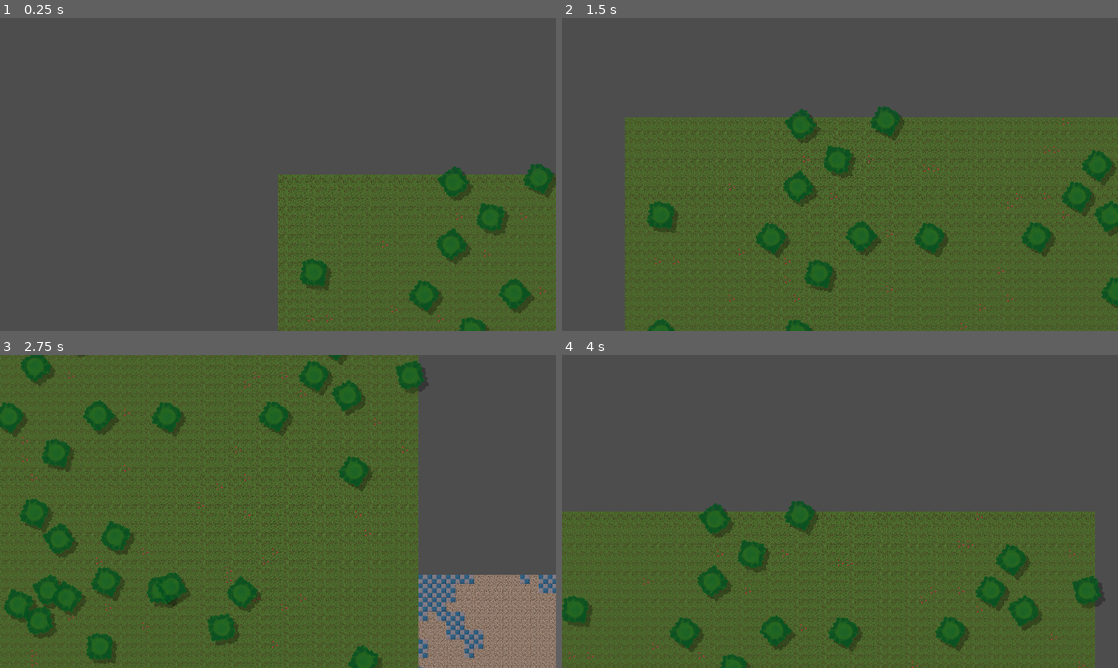
Above: before the commit, frames 1-4 (two rows, left to right).
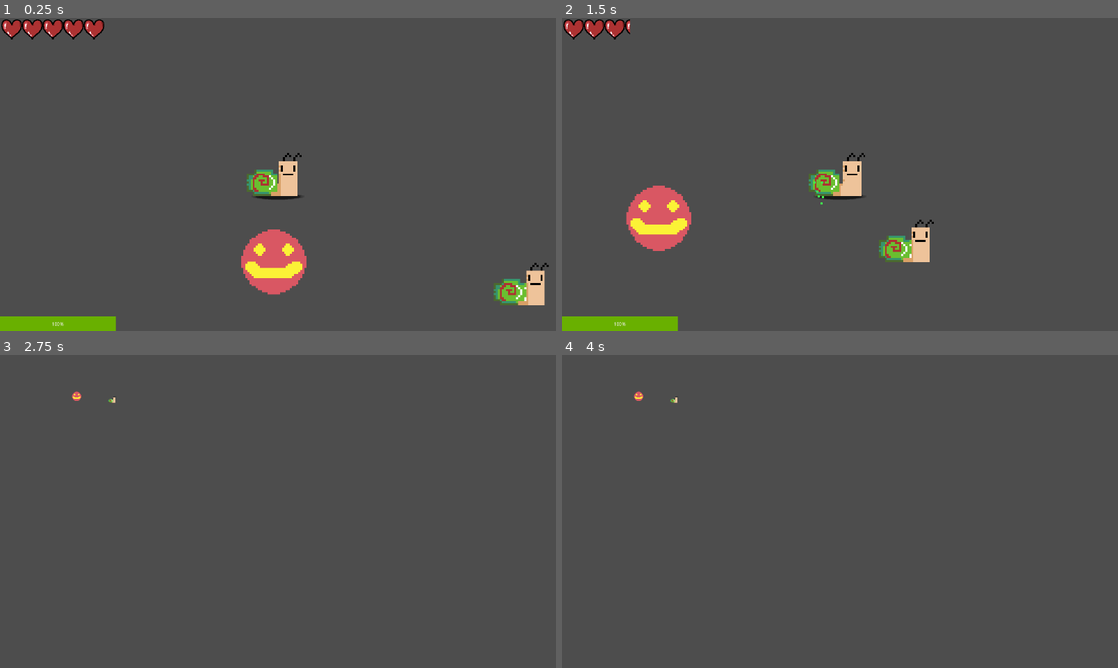
Above: after the commit, the same moments.

Repository: mark4pro/rogue-like
Game: Godot game, scene res://worldGen/testGen.tscn
Two runs of this game, one before a commit and one after it. Both use one fixed random seed, a clock stepped at 60 frames per second and the inputs below.
Inputs (mouse positions are in pixels of both pictures, inside the frame that each line leads up to):
- Up to frame 1 (0.25 s): no input
- Up to frame 2 (1.5 s): tap Enter at 0.5 s; move the mouse to (962, 158) at 0.52 s; hold D (right) 0.53-1.28 s; tap F6 (free_cam) at 0.6, 1.35 s; click (962, 158) at 0.67 s; move the mouse to (728, 190) at 1.27 s; hold S (down) from 1.28 s (still down); click (728, 190) at 1.42 s
- Up to frame 3 (2.75 s): move the mouse to (333, 442) at 2.02 s; release S (down) at 2.03 s; hold D (right) from 2.03 s (still down); tap E (pickup) at 2.1 s; click (333, 442) at 2.17 s; tap F6 (free_cam) at 2.3 s
- Up to frame 4 (4 s): move the mouse to (812, 574) at 2.77 s; release D (right) at 2.78 s; hold W (up) 2.78-3.53 s; tap Ctrl (roll) at 2.85 s; click (812, 574) at 2.92 s; tap F6 (free_cam) at 3.05, 3.8 s; move the mouse to (1006, 558) at 3.52 s; hold A (left) from 3.53 s (still down); hold Shift (sprint) from 3.53 s (still down); click (1006, 558) at 3.67 s

The runs differ from the first frame. In frame 1, 28% of the frame differs, in the area x 0-100%, y 0-100%; in frame 2, 61%; in frame 3, 82%; in frame 4, 48%.

Commit message:
Scene manager
also added item amount and made the world gen usable on any map

Diff:
--- a/Assets/prefabs/inventoryItem.tscn
+++ b/Assets/prefabs/inventoryItem.tscn
@@ -19,5 +19,12 @@
 layout_mode = 0
 texture = SubResource("GradientTexture2D_jn7ii")
 
+[node name="Amount" type="Label" parent="." unique_id=750925871]
+layout_mode = 0
+offset_right = 18.0
+offset_bottom = 93.0
+theme_override_font_sizes/font_size = 32
+text = "1"
+
 [connection signal="mouse_entered" from="." to="." method="_on_mouse_entered"]
 [connection signal="mouse_exited" from="." to="." method="_on_mouse_exited"]
--- a/Assets/prefabs/player.tscn
+++ b/Assets/prefabs/player.tscn
@@ -351,13 +351,13 @@
 
 [node name="GridContainer" type="GridContainer" parent="InventoryUI/Inventory_UI/ColorRect" unique_id=561799135]
 layout_mode = 0
-offset_left = 50.0
+offset_left = 64.0
 offset_top = 80.0
-offset_right = 1870.0
-offset_bottom = 1000.0
+offset_right = 1856.0
+offset_bottom = 1040.0
 theme_override_constants/h_separation = 2
 theme_override_constants/v_separation = 2
-columns = 10
+columns = 8
 
 [connection signal="animation_finished" from="RotPoint/Sprite2D" to="." method="_on_sprite_2d_animation_finished"]
 [connection signal="timeout" from="roll_cooldown" to="." method="_on_roll_cooldown_timeout"]
--- /dev/null
+++ b/Assets/scenes/hub.tres
@@ -0,0 +1,10 @@
+[gd_resource type="Resource" script_class="SceneRes" format=3 uid="uid://cd4ijegw25bc"]
+
+[ext_resource type="Script" uid="uid://b8crlxd81xkqx" path="res://Script/Res/sceneRes.gd" id="1_buicg"]
+
+[resource]
+script = ExtResource("1_buicg")
+name = "Hub"
+rootNode = "shit"
+path = "res://Scenes/shit.tscn"
+metadata/_custom_type_script = "uid://b8crlxd81xkqx"
--- /dev/null
+++ b/Assets/scenes/testWorld.tres
@@ -0,0 +1,11 @@
+[gd_resource type="Resource" script_class="SceneRes" format=3 uid="uid://efkev7tpq38h"]
+
+[ext_resource type="Script" uid="uid://b8crlxd81xkqx" path="res://Script/Res/sceneRes.gd" id="1_icmir"]
+
+[resource]
+script = ExtResource("1_icmir")
+name = "World"
+rootNode = "TestGen"
+path = "res://worldGen/testGen.tscn"
+worldGen = true
+metadata/_custom_type_script = "uid://b8crlxd81xkqx"
--- a/Script/Global.gd
+++ b/Script/Global.gd
@@ -5,16 +5,23 @@
 var contextMenu : PackedScene = preload("res://Assets/prefabs/context_menu.tscn")
 
 var Inventory : Array[BaseItem] = []
-var MaxInventory : int = 30
+var MaxInventory : int = 32
 
 var player : RigidBody2D = null
 var inventoryUI : Control = null
 
 @export var use : bool = false
 
+@export var sceneIndex = 0
+@export var scenes : Dictionary = {
+	0: preload("res://Assets/scenes/hub.tres"),
+	1: preload("res://Assets/scenes/testWorld.tres")
+}
+
 func _ready() -> void:
 	#For testing
 	Inventory.append(load("res://Assets/items/health_1.tres"))
+	add_item(load("res://Assets/items/health_1.tres"))
 
 func hasSpace(item: BaseItem) -> bool:
 	if not item:
@@ -39,6 +46,13 @@
 		Inventory[index].quantitiy -= amount
 
 func _process(delta: float) -> void:
+	var playerChk = get_tree().get_nodes_in_group("Player")
+	if not playerChk.is_empty(): player = playerChk[0]
+
+	#Scene manager
+	if get_tree().current_scene.name != scenes[sceneIndex].rootNode:
+		get_tree().change_scene_to_file(scenes[sceneIndex].path)
+
 	#Clear items with no quanitity
 	for i in Inventory:
 		if i.quantitiy <= 0: Inventory.erase(i)
--- /dev/null
+++ b/Script/Res/sceneRes.gd
@@ -0,0 +1,7 @@
+extends Resource
+class_name SceneRes
+
+@export var name : String = ""
+@export var rootNode : String = ""
+@export var path : String = ""
+@export var worldGen : bool = false
--- a/Script/inventoryItem.gd
+++ b/Script/inventoryItem.gd
@@ -6,10 +6,12 @@
 
 func _ready() -> void:
 	if item: texture = item.itemIcon
+	else: $Amount.visible = false
 
 func _process(delta: float) -> void:
 	$BG.size = size
 	if item:
+		$Amount.text = str(item.quantitiy)
 		if item.quantitiy <= 0:
 			item = null
 			texture = null
@@ -18,6 +20,8 @@
 			newContext.position = get_viewport().get_mouse_position()
 			newContext.item = item
 			Global.player.Inventory_UI.add_child(newContext)
+	else:
+		$Amount.visible = false
 
 func _on_mouse_entered() -> void:
 	touching = true
--- a/Script/player_controller.gd
+++ b/Script/player_controller.gd
@@ -50,7 +50,6 @@
 
 func _ready():
 	Inventory_UI.visible = false
-	Global.player = self
 	Global.inventoryUI = $InventoryUI/Inventory_UI
 
 func take_damage(amount: float):
--- a/worldGen/scripts/worldgen.gd
+++ b/worldGen/scripts/worldgen.gd
@@ -11,8 +11,7 @@
 
 var seed : int = randi()
 
-var hasWorldNode : bool = false
-var loaded : bool = false
+var hasWorldNode : Node2D = null
 
 var player : RigidBody2D = null
 
@@ -144,55 +143,40 @@
 	seed = randi()
 	seed(seed)
 	if not thisSeed == -1: seed = thisSeed
-	if isTestEnv and loaded:
-		if isTestEnv: isTestEnv.get_node("World").free()
-		hasWorldNode = false
-		loaded = false
-
-func _ready() -> void:
-	regen()
+	if hasWorldNode: get_tree().current_scene.get_node("World").free()
 
 func _process(delta: float) -> void:
-	var chkPlayer = get_tree().get_nodes_in_group("Player")
-	if not chkPlayer.is_empty():
-		player = chkPlayer[0]
-		player.get_node("Camera2D").make_current()
-	else: player = null
-	isTestEnv = get_tree().root.get_node_or_null("TestGen")
-	if isTestEnv:
-		freeCam = isTestEnv.get_node("FreeCam")
+	if Global.player: Global.player.get_node("Camera2D").make_current()
 
-		#Enable/Disable free cam
-		if chkPlayer.is_empty():
-			freeCam.make_current()
+	freeCam = get_tree().current_scene.get_node_or_null("FreeCam")
+	hasWorldNode = get_tree().current_scene.get_node_or_null("World")
 
-		#regen map
-		if Input.is_action_just_pressed("regen_map") and not player:
-			regen()
+	#Enable/Disable free cam
+	if not Global.player and freeCam:
+		freeCam.make_current()
 
-		#Create world node
-		if not hasWorldNode:
-			var newWorldNode : Node2D = Node2D.new()
-			isTestEnv.add_child(newWorldNode)
-			worldNode = newWorldNode
-			newWorldNode.name = "World"
-			layers = genLayers(newWorldNode)
-			hasWorldNode = true
-
+	#Create world node
+	if not hasWorldNode and Global.scenes[Global.sceneIndex].worldGen:
+		var newWorldNode : Node2D = Node2D.new()
+		get_tree().current_scene.add_child(newWorldNode)
+		worldNode = newWorldNode
+		newWorldNode.name = "World"
+		layers = genLayers(newWorldNode)
 		#Generate map
-		if not loaded:
-			initArrays()
-			worldData.biomeGenerator.gen()
-			for s in worldData.generators:
-				s.gen()
-			mapGen()
-			loaded = true
+		initArrays()
+		worldData.biomeGenerator.gen()
+		for s in worldData.generators:
+			s.gen()
+		mapGen()
 
 	#Engine only
-	if OS.has_feature("editor"):
-		if Input.is_mouse_button_pressed(MOUSE_BUTTON_RIGHT) and not player:
+	#regen map
+	if OS.has_feature("editor") and freeCam:
+		if Input.is_action_just_pressed("regen_map") and not Global.player:
+			regen()
+		if Input.is_mouse_button_pressed(MOUSE_BUTTON_RIGHT) and not Global.player:
 			var newPlayer : RigidBody2D = playerRes.instantiate()
 			newPlayer.position = freeCam.get_global_mouse_position()
 			worldNode.add_child(newPlayer)
-		if Input.is_action_just_pressed("free_cam") and not player == null:
-			player.queue_free()
+		if Input.is_action_just_pressed("free_cam") and not Global.player == null:
+			Global.player.queue_free()
Not shown, added: Script/Res/sceneRes.gd.uid
